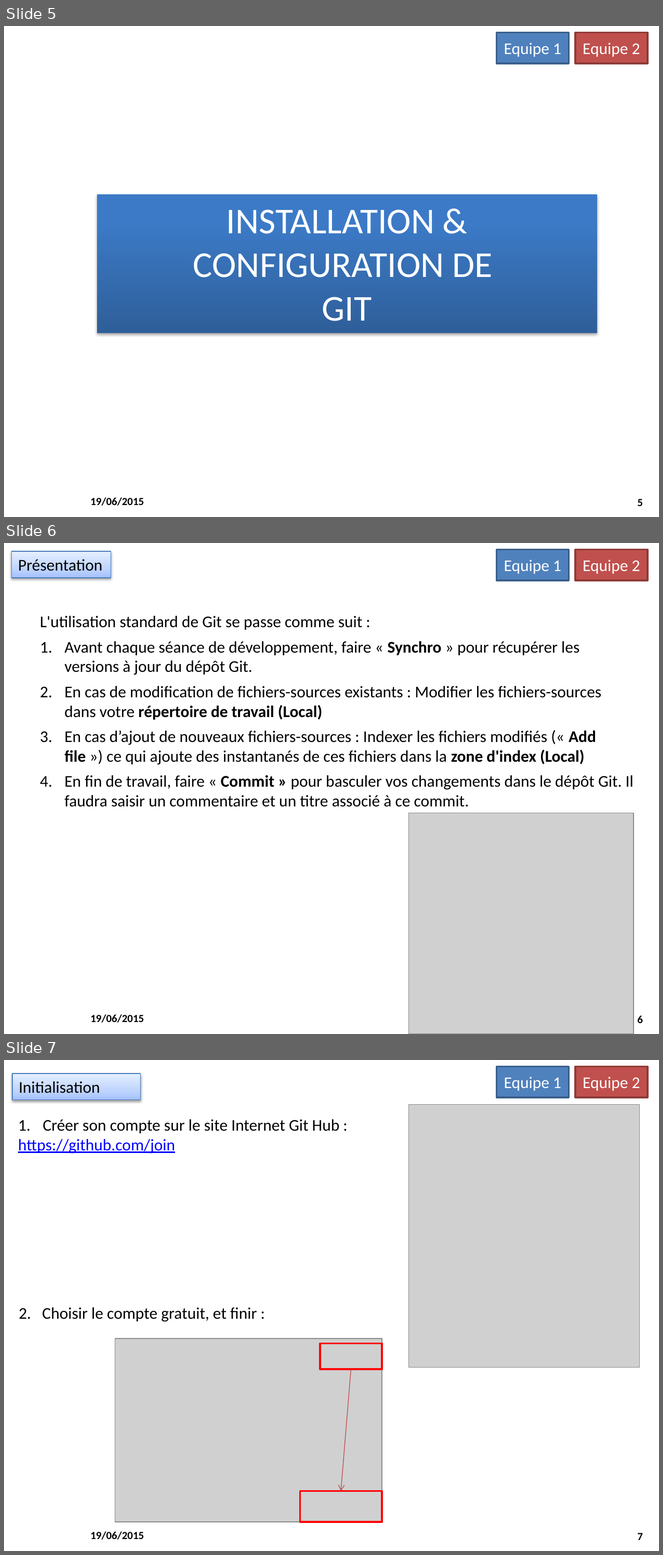
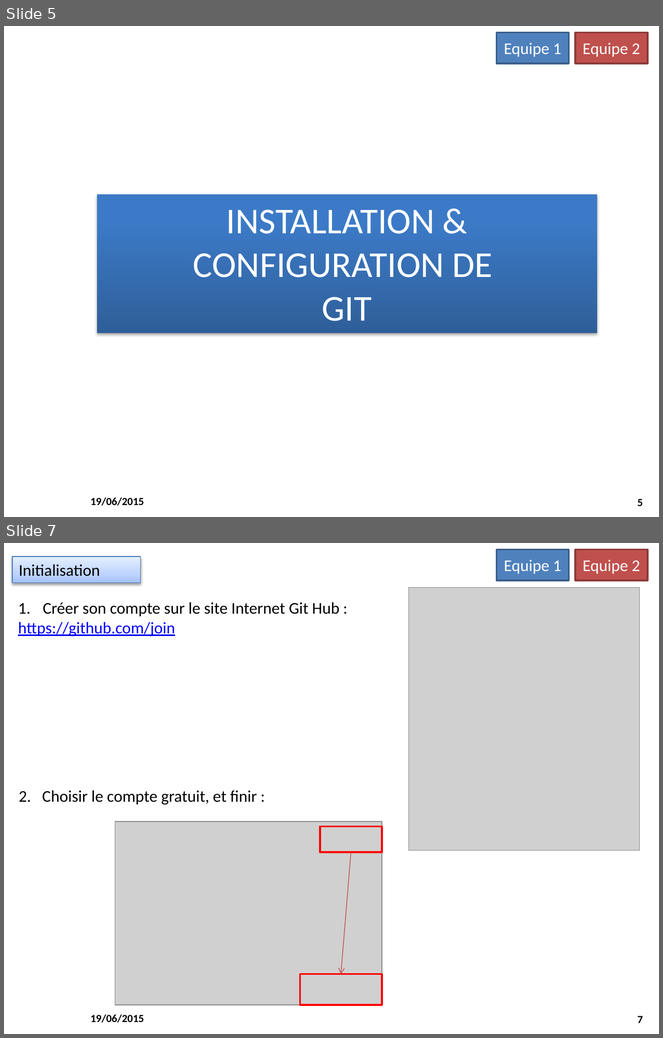
Before and after one commit to M2SIID-ODE/Projet_ODE, a slide deck: Documentation/3 - Documentation technique/Installation_PostesDevs_2015-06_19_v1.pptx. Shown one above the other, each under a label of ours: slides 5, 6 and 7 before the commit, slides 5 and 7 after it; the slides between them are not shown. The pictures are 663x1555 and 663x1038 pixels, drawn with LibreOffice and Linux fonts; fonts in the diff are those of the drawing; grey boxes stand for pictures; background and template pictures are left out. Boxes give left, top, right and bottom in pixels: in the first picture for what was removed or moved away, otherwise in the second. Text is boxed around its words. In the diff, an @@ line names an element or a change of style, - is before the commit and + after.

```diff
--- a/Documentation/3 - Documentation technique/Installation_PostesDevs_2015-06_19_v1.pptx
+++ b/Documentation/3 - Documentation technique/Installation_PostesDevs_2015-06_19_v1.pptx
@@ slide 6 removed at (4,543,659,1034), background #FFFFFF; not listed: 2 template elements that a slide beside it also shows @@
@@ rectangle removed at (12,551,111,578) @@
-Présentation
@@ rectangle removed at (497,550,569,580) @@
-Equipe 1
@@ rectangle removed at (575,550,647,580) @@
-Equipe 2
@@ text removed at (40,616,634,807) @@
-L'utilisation standard de Git se passe comme suit :
-1. Avant chaque séance de développement, faire « Synchro » pour récupérer les versions à jour du dépôt Git.
-2. En cas de modification de fichiers-sources existants : Modifier les fichiers-sources dans votre répertoire de travail (Local)
-3. En cas d’ajout de nouveaux fichiers-sources : Indexer les fichiers modifiés (« Add file ») ce qui ajoute des instantanés de ces fichiers dans la zone d'index (Local)
-4. En fin de travail, faire « Commit » pour basculer vos changements dans le dépôt Git. Il faudra saisir un commentaire et un titre associé à ce commit.
@@ picture removed at (409,813,634,1034) @@
```
Also in this commit, not shown: 4 slides changed, 3 slides added, 1 other slide removed.
